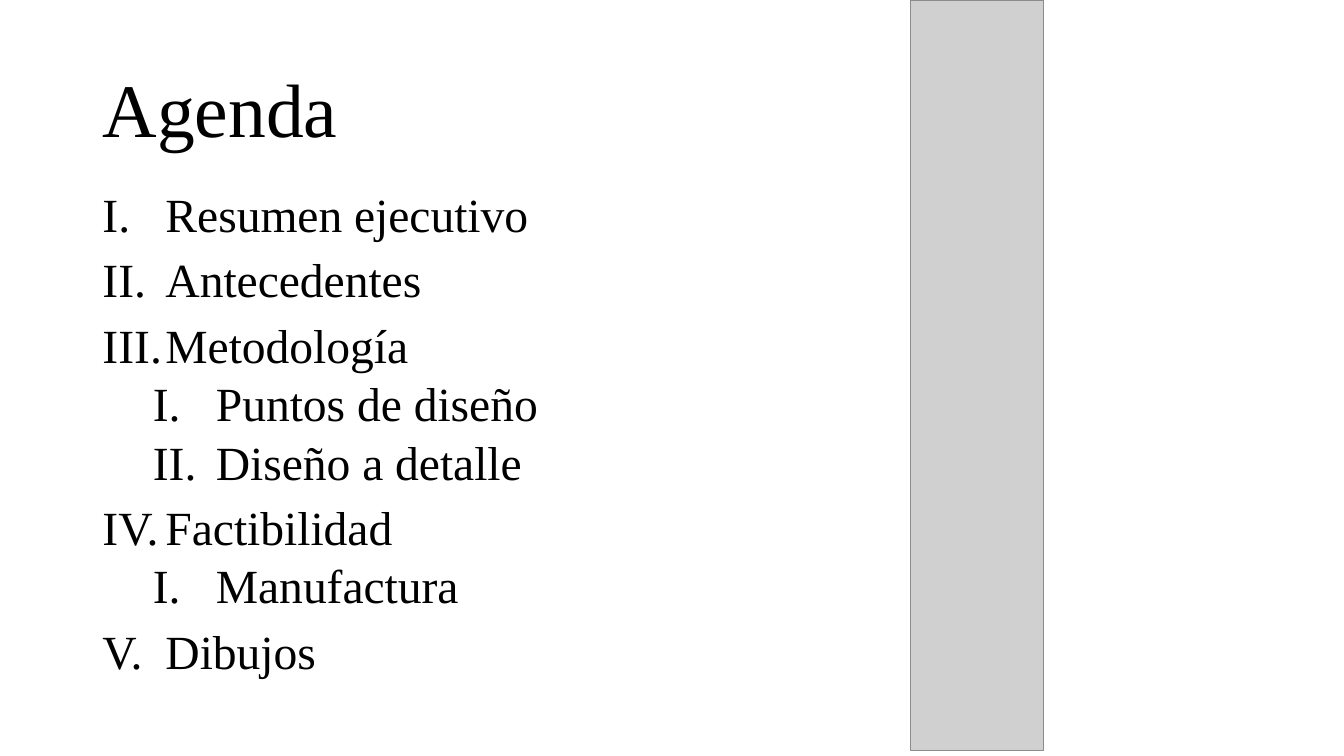
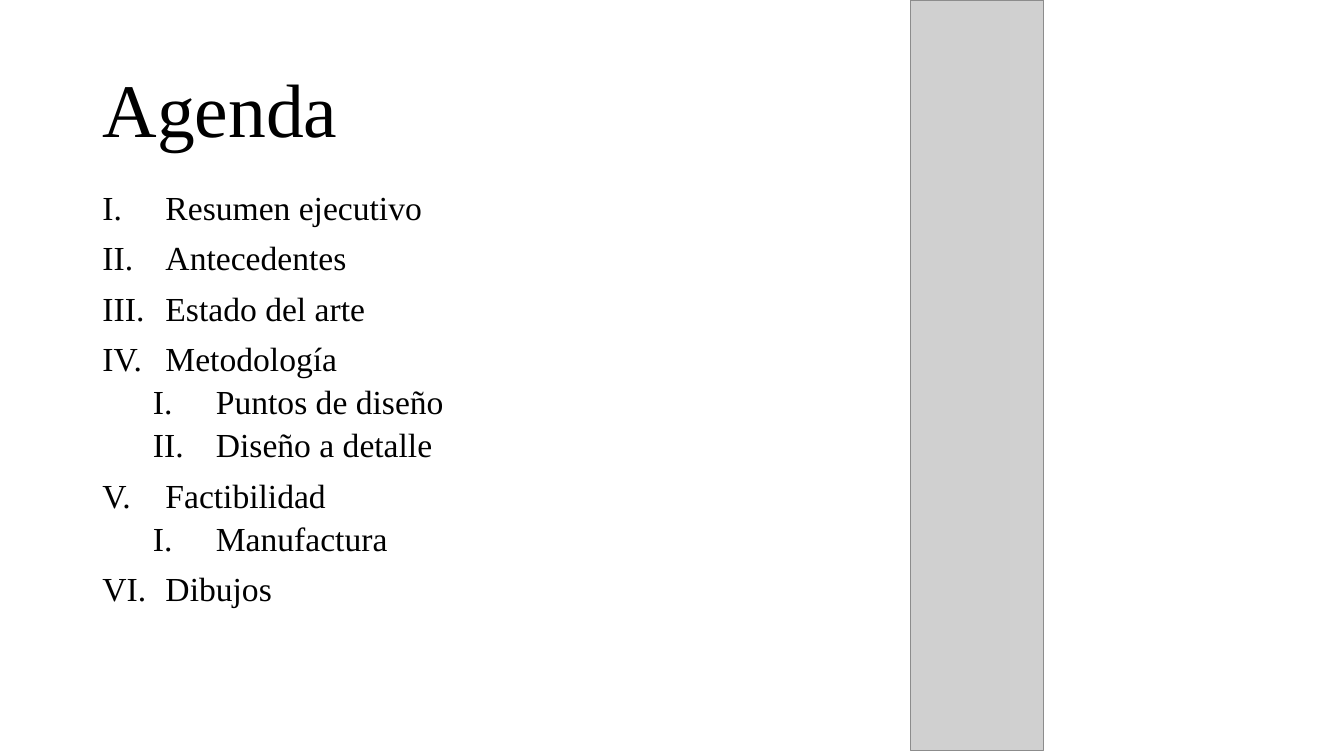
Before and after one commit to Archimedean2345/The-thermal-repository, a slide deck: slide 2 of PFlammam - Lucia V1 rev3/PFlammam - Lucia V1 - technical presentation.pptx. Drawn at 1344x756 pixels with LibreOffice and Linux fonts; fonts in the diff are those of the drawing; grey boxes stand for pictures. Boxes give left, top, right and bottom in pixels: in the first picture for what was removed or moved away, otherwise in the second. Text is boxed around its words. In the diff, an @@ line names an element or a change of style, - is before the commit and + after.

```diff
--- a/PFlammam - Lucia V1 rev3/PFlammam - Lucia V1 - technical presentation.pptx
+++ b/PFlammam - Lucia V1 rev3/PFlammam - Lucia V1 - technical presentation.pptx
@@ text at [165,197,444,608]: size 34 to 24 pt in "Resumen ejecutivo", "Antecedentes", "Metodología", "Puntos de diseño" and 4 more places @@
@@ text at [165,297,365,322]: paragraph added @@
+III. Estado del arte
```
Also in this commit, not shown: 3 other slides changed, 23 slides added, 4 other files.
